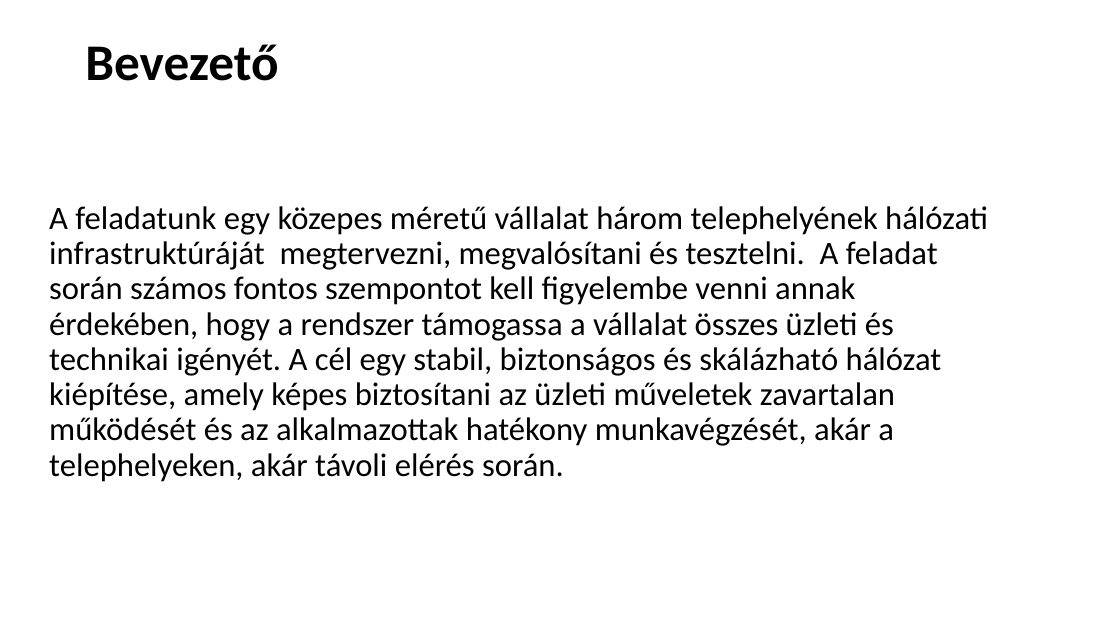
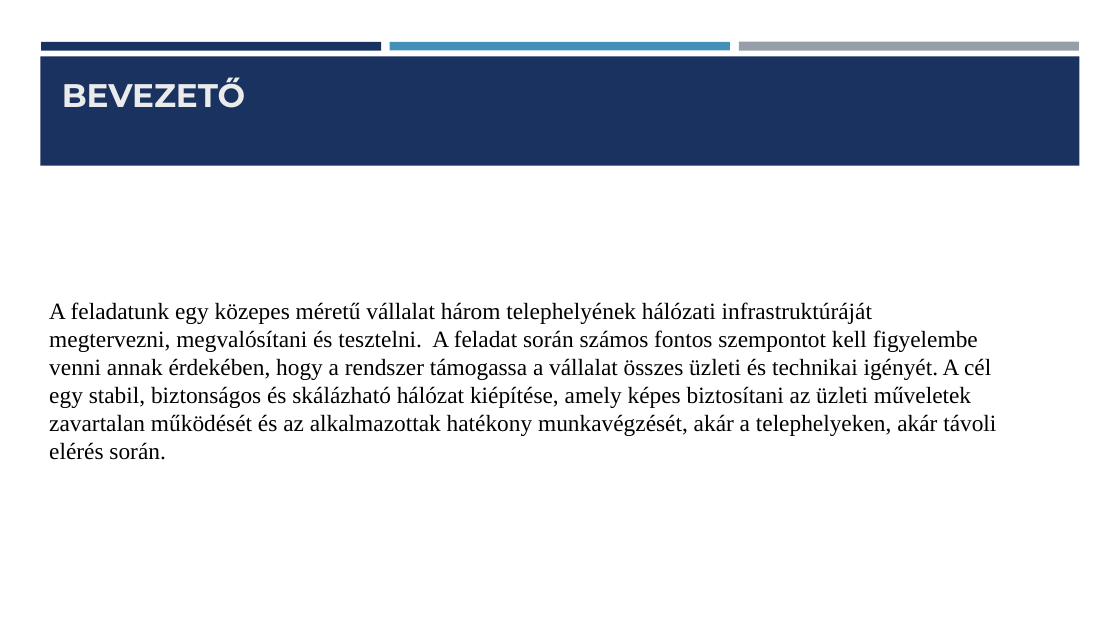
Before and after one commit to Dorina1200/vizsga, a slide deck: slide 2 of Hálózati Infrastruktúra Tervezése és Kivitelezése ppt.pptx. Drawn at 1120x630 pixels with LibreOffice and Linux fonts; fonts in the diff are those of the drawing. Boxes give left, top, right and bottom in pixels: in the first picture for what was removed or moved away, otherwise in the second. Text is boxed around its words. In the diff, an @@ line names an element or a change of style, - is before the commit and + after.

```diff
--- a/Hálózati Infrastruktúra Tervezése és Kivitelezése ppt.pptx
+++ b/Hálózati Infrastruktúra Tervezése és Kivitelezése ppt.pptx
@@ rectangle added at (x1=40, y1=56, x2=1080, y2=166), fill #1A3260 @@
@@ rectangle added at (x1=41, y1=42, x2=381, y2=50), fill #1A3260 @@
@@ rectangle added at (x1=390, y1=42, x2=730, y2=50), fill #4590B8 @@
@@ rectangle added at (x1=739, y1=42, x2=1079, y2=51), fill #969FA7 @@
@@ title "BEVEZETŐ" at (x1=62, y1=77, x2=245, y2=108): vertical alignment middle to bottom @@
@@ title at (x1=62, y1=77, x2=245, y2=108): text changed; size 44 to 28 pt; font Calibri to Montserrat; text colour #000000 to #EBEBEB @@
-Bevezető
+BEVEZETŐ
@@ text "A feladatunk egy közepes méretű ..." at (x1=49, y1=302, x2=996, y2=460): size 28 to 20 pt, font Calibri to Times New Roman; line spacing 0.9 to 1; vertical alignment top to middle @@
```
Also in this commit, not shown: 7 other slides changed, 1 slide added, 2 slides removed.
